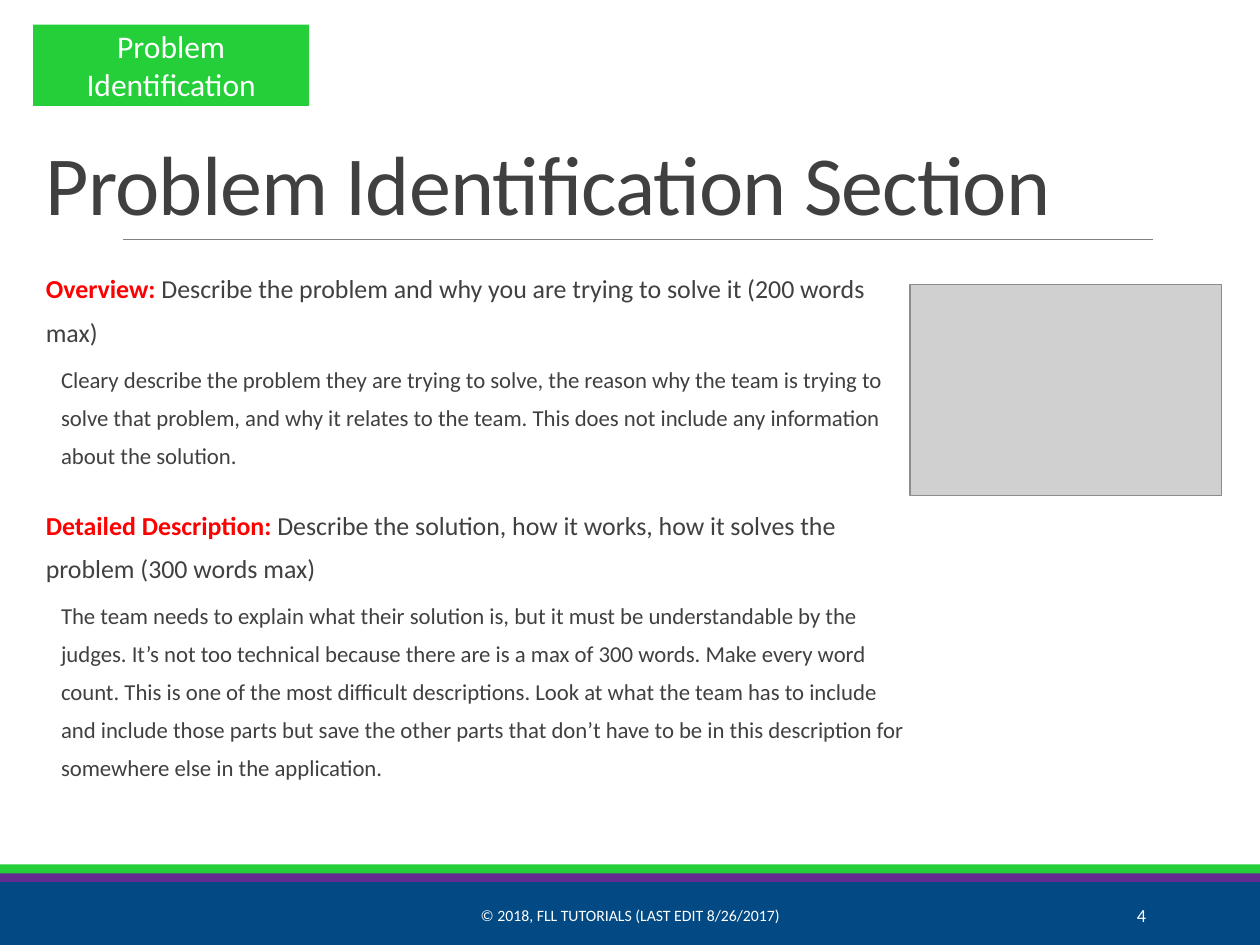
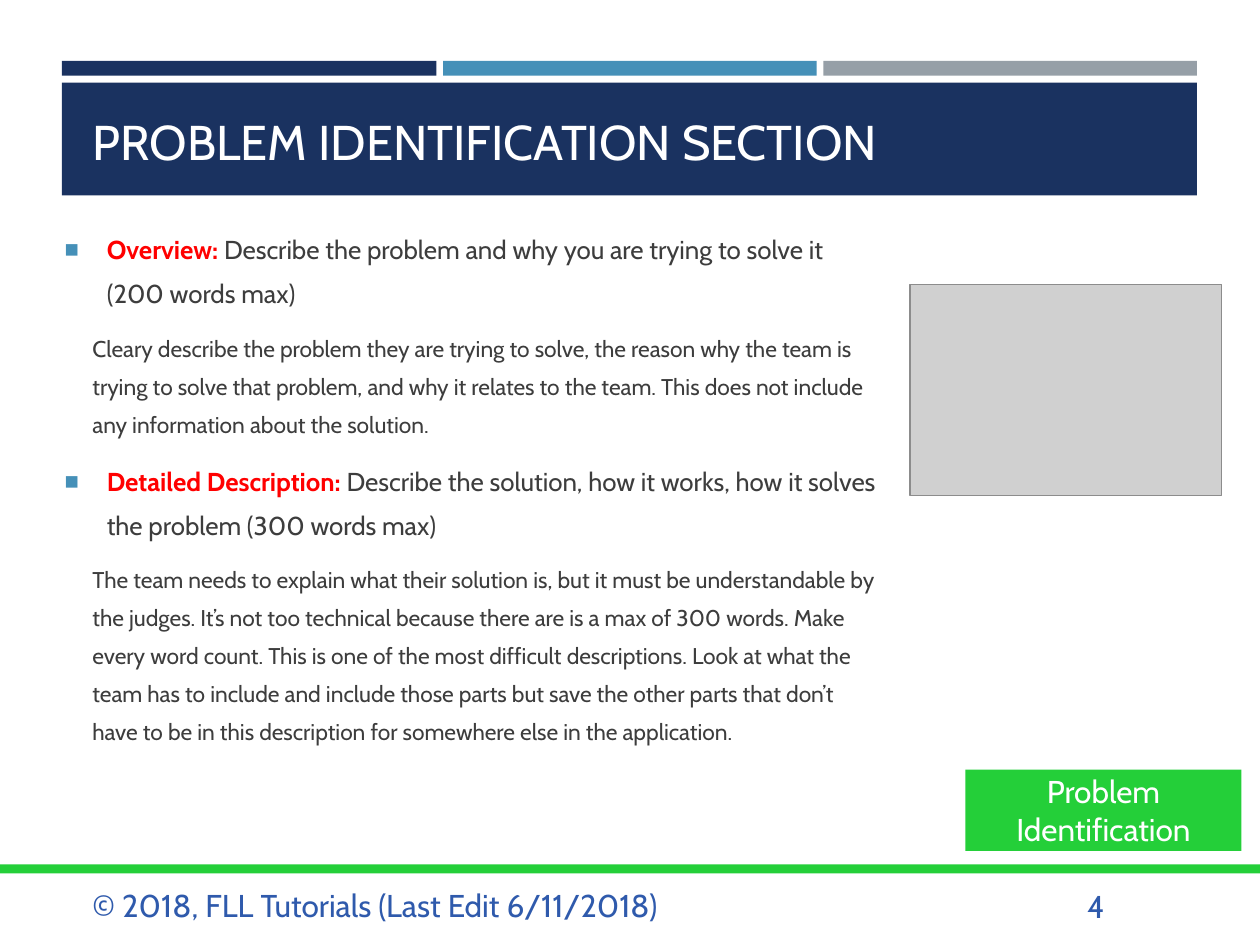
Before and after one commit to ev3lessons/FLL-Tutorials, a slide deck: slide 4 of translations/en-us/Project/GlobalInnovationAward.pptx. Drawn at 1260x945 pixels with LibreOffice and Linux fonts; fonts in the diff are those of the drawing; grey boxes stand for pictures. Boxes give left, top, right and bottom in pixels: in the first picture for what was removed or moved away, otherwise in the second. Text is boxed around its words. In the diff, an @@ line names an element or a change of style, - is before the commit and + after.

```diff
--- a/translations/en-us/Project/GlobalInnovationAward.pptx
+++ b/translations/en-us/Project/GlobalInnovationAward.pptx
@@ rectangle added at [62,60,436,76], fill #1A3260 @@
@@ rectangle added at [62,83,1197,195], fill #1A3260 @@
@@ rectangle added at [444,60,816,76], fill #4590B8 @@
@@ rectangle added at [824,60,1197,76], fill #969FA7 @@
@@ title at [93,125,877,161]: text changed; size 48 to 27.9 pt; font Calibri to Cabin; text colour #404040 to #FFFFFF @@
-Problem Identification Section
+PROBLEM IDENTIFICATION SECTION
@@ text "Overview: Describe the problem and ...": place and size @@
-text "Overview: Describe the problem and ..." at [46,279,903,780]
+text "Overview: Describe the problem and ..." at [92,239,875,746]
@@ text "Overview: Describe the problem and ..." at [92,239,875,746]: font Calibri to Cabin, text colour #404040 to #3D3D3D; bullet   to ■; less space between paragraphs; bullet colour #E48312 to #4590B8; more space between paragraphs @@
@@ line removed from (123, 239) to (1153, 239) @@
@@ rectangle "Problem Identification": place and size @@
-rectangle "Problem Identification" at [33,24,309,106]
+rectangle "Problem Identification" at [965,770,1241,852]
@@ rectangle "Problem Identification" at [965,770,1241,852]: font Calibri to Cabin @@
@@ rectangle removed at [0,882,1260,945] @@
@@ rectangle removed at [0,873,1260,882] @@
@@ text "© 2018, FLL Tutorials (Last ..." at [122,893,658,922]: vertical alignment middle to top @@
@@ text at [122,893,658,922]: text changed; size 9 to 18 pt; font Calibri to Cabin; text colour #FFFFFF to #2F5AAC @@
-© 2018, FLL TUTORIALS (LAST EDIT 8/26/2017)
+© 2018, FLL Tutorials (Last Edit 6/11/2018)
@@ page number: place and size @@
-page number at [1137,910,1146,922]
+page number at [1087,896,1105,918]
@@ page number at [1087,896,1105,918]: size 10.5 to 18 pt, font Calibri to Cabin, text colour #FFFFFF to #2F5AAC; alignment right to left; vertical alignment middle to top @@
```
Also in this commit, not shown: 15 other slides changed, 10 other files.
